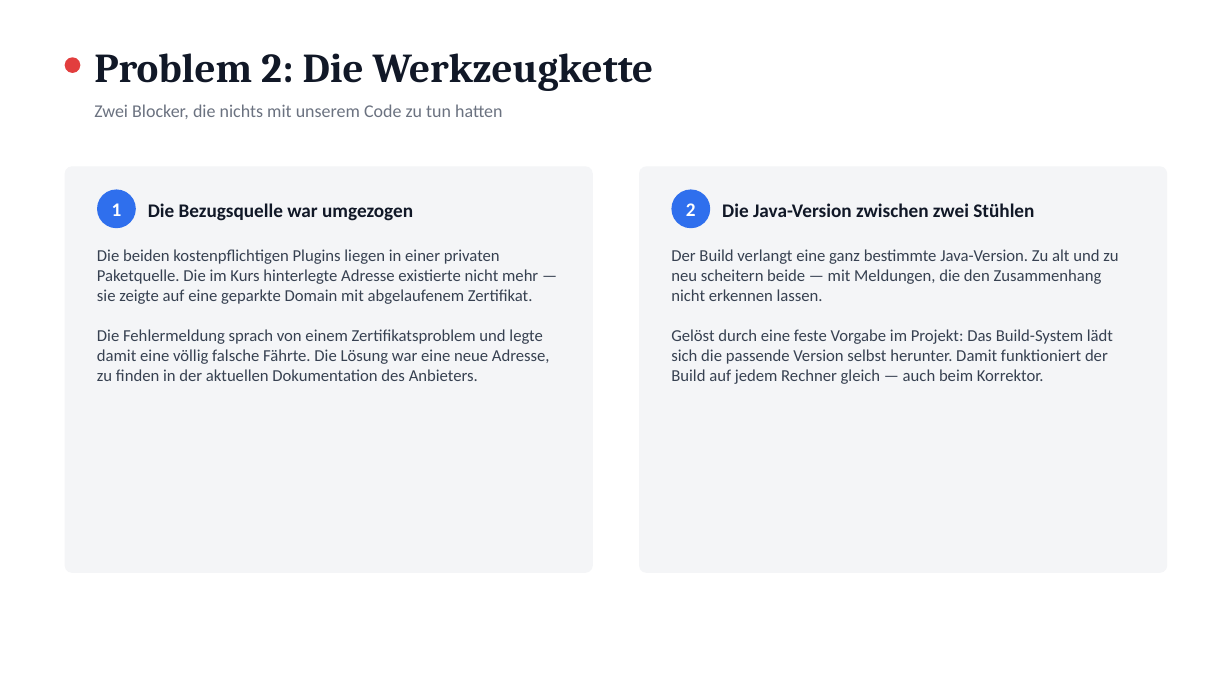
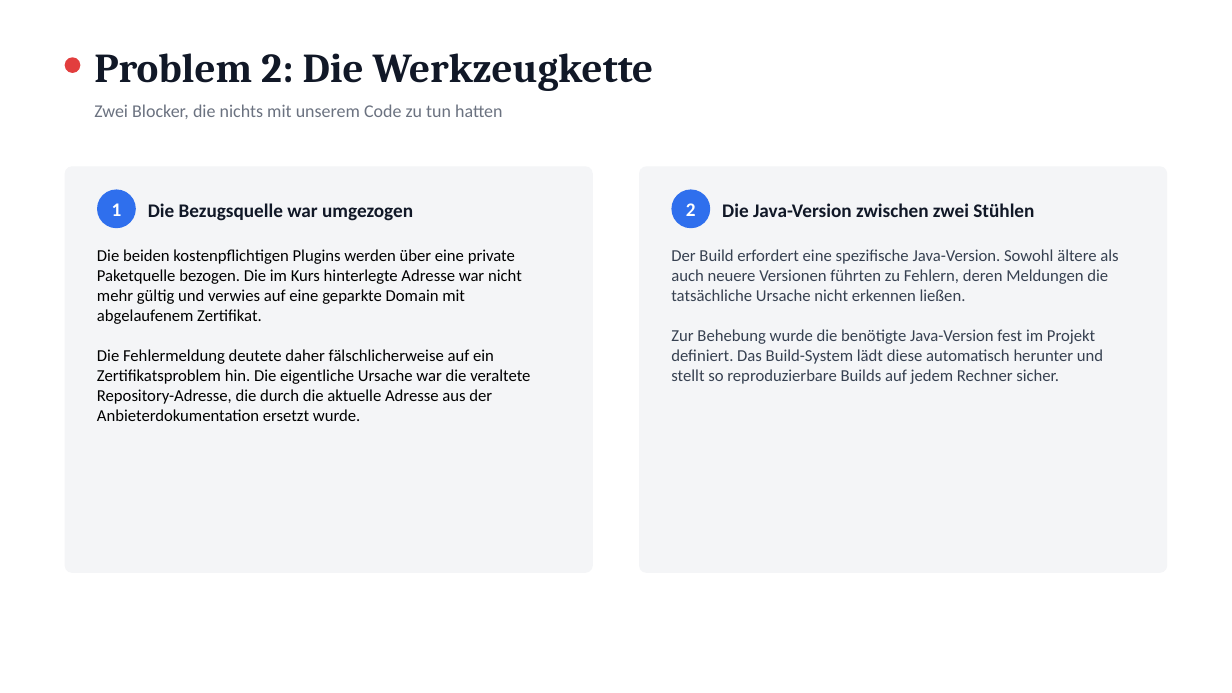
Before and after one commit to Denni-spy/audio-recorder-app, a slide deck: slide 10 of praesentation/Audio-Recorder-App-Praesentation.pptx. Drawn at 1232x693 pixels with LibreOffice and Linux fonts; fonts in the diff are those of the drawing. Boxes give left, top, right and bottom in pixels: in the first picture for what was removed or moved away, otherwise in the second. Text is boxed around its words. In the diff, an @@ line names an element or a change of style, - is before the commit and + after.

```diff
--- a/praesentation/Audio-Recorder-App-Praesentation.pptx
+++ b/praesentation/Audio-Recorder-App-Praesentation.pptx
@@ text at (97,249,530,421): text changed; text colour #374151 to #000000 @@
-Die beiden kostenpflichtigen Plugins liegen in einer privaten Paketquelle. Die im Kurs hinterlegte Adresse existierte nicht mehr — sie zeigte auf eine geparkte Domain mit abgelaufenem Zertifikat.
-Die Fehlermeldung sprach von einem Zertifikatsproblem und legte damit eine völlig falsche Fährte. Die Lösung war eine neue Adresse, zu finden in der aktuellen Dokumentation des Anbieters.
+Die beiden kostenpflichtigen Plugins werden über eine private Paketquelle bezogen. Die im Kurs hinterlegte Adresse war nicht mehr gültig und verwies auf eine geparkte Domain mit abgelaufenem Zertifikat.
+Die Fehlermeldung deutete daher fälschlicherweise auf ein Zertifikatsproblem hin. Die eigentliche Ursache war die veraltete Repository-Adresse, die durch die aktuelle Adresse aus der Anbieterdokumentation ersetzt wurde.
@@ text at (671,249,1118,384): text changed @@
-Der Build verlangt eine ganz bestimmte Java-Version. Zu alt und zu neu scheitern beide — mit Meldungen, die den Zusammenhang nicht erkennen lassen.
-Gelöst durch eine feste Vorgabe im Projekt: Das Build-System lädt sich die passende Version selbst herunter. Damit funktioniert der Build auf jedem Rechner gleich — auch beim Korrektor.
+Der Build erfordert eine spezifische Java-Version. Sowohl ältere als auch neuere Versionen führten zu Fehlern, deren Meldungen die tatsächliche Ursache nicht erkennen ließen.
+Zur Behebung wurde die benötigte Java-Version fest im Projekt definiert. Das Build-System lädt diese automatisch herunter und stellt so reproduzierbare Builds auf jedem Rechner sicher.
```
Also in this commit, not shown: 12 other slides changed, 1 slide removed.
